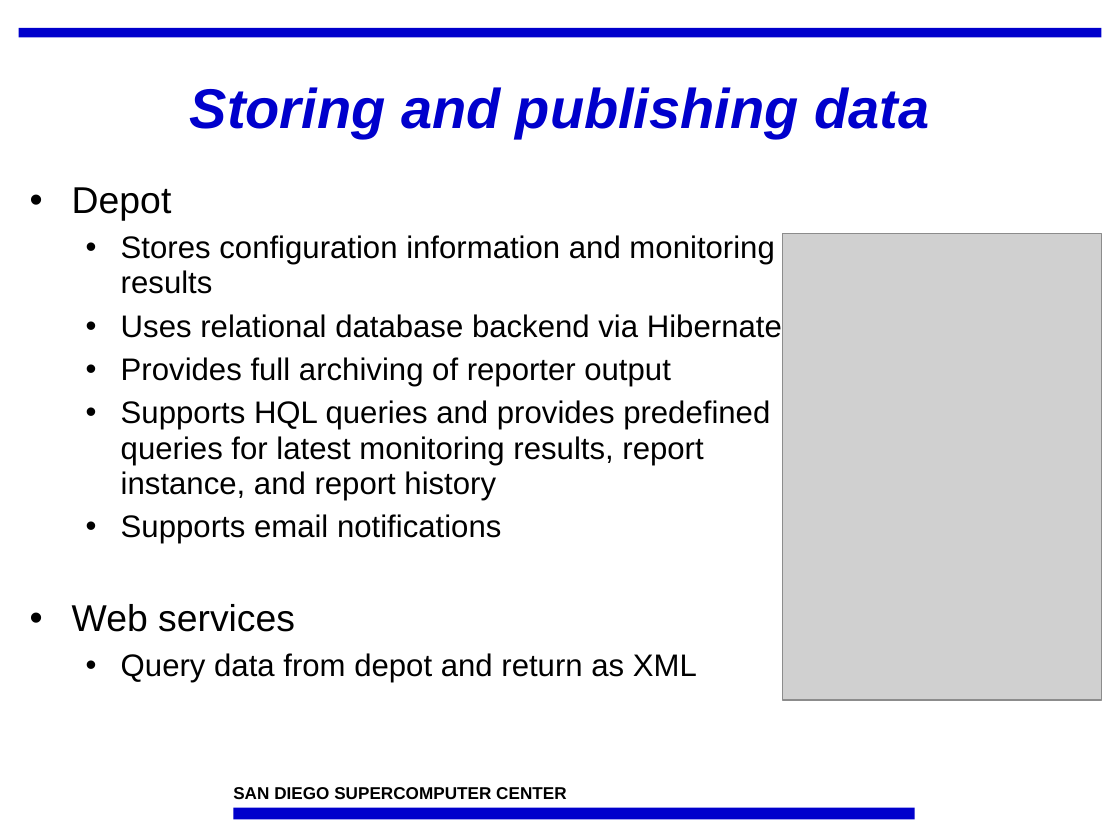
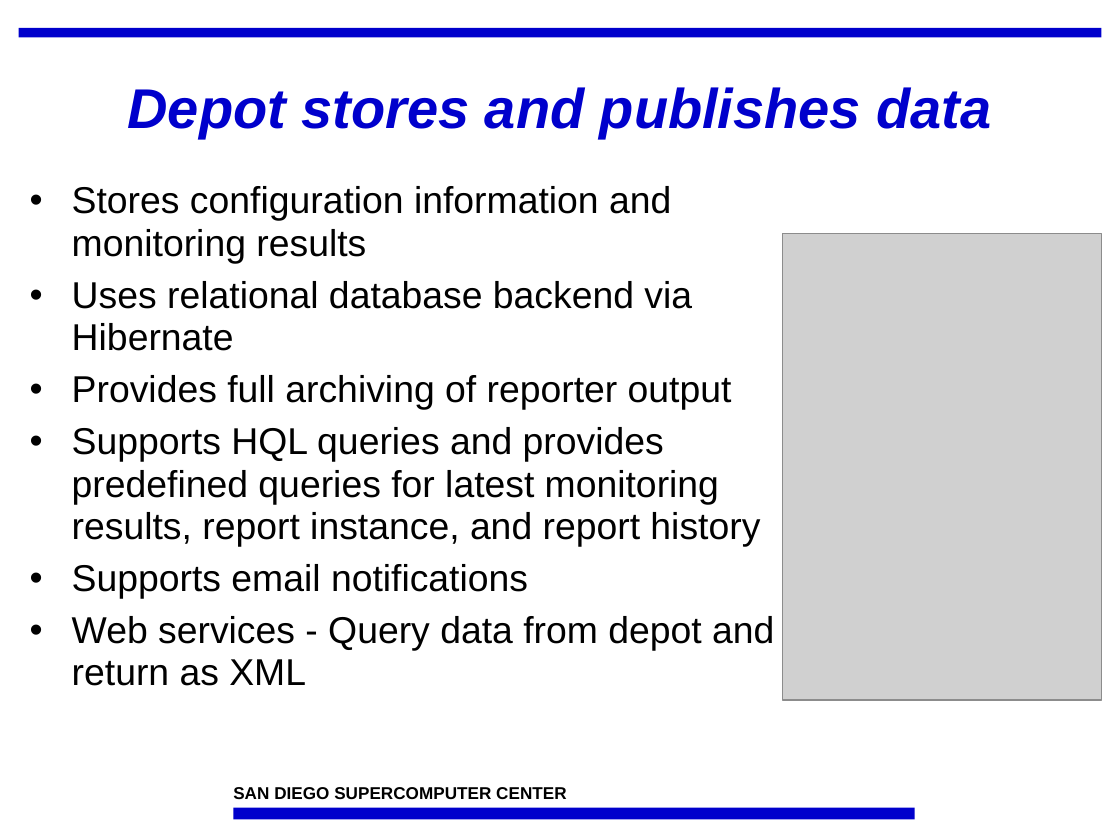
Before and after one commit to IncaProject/inca-xsede, a slide deck: slide 9 of talks/sc07/inca-sc07.ppt. Drawn at 1120x840 pixels with LibreOffice and Linux fonts; fonts in the diff are those of the drawing; grey boxes stand for pictures; background and template pictures are left out. Boxes give left, top, right and bottom in pixels: in the first picture for what was removed or moved away, otherwise in the second. Text is boxed around its words. In the diff, an @@ line names an element or a change of style, - is before the commit and + after.

```diff
--- a/talks/sc07/inca-sc07.ppt
+++ b/talks/sc07/inca-sc07.ppt
@@ title at (127, 87, 992, 138): text changed @@
-Storing and publishing data
+Depot stores and publishes data
@@ text at (72, 187, 172, 221): paragraph removed @@
-• Depot
@@ text at (72, 186, 760, 599): size 20 to 24 pt in "Stores configuration information and monitoring results", "Uses relational database backend via Hibernate", "Provides full archiving of reporter output", "Supports HQL queries and provides predefined queries ..." and 1 more places; list level 2 to 1 in "Stores configuration information and monitoring ..."; list level 2 to 1 in "Uses relational database backend via ..."; list level 2 to 1 in "Provides full archiving of reporter ..."; list level 2 to 1 in "Supports HQL queries and provides ..."; list level 2 to 1 in "Supports email notifications" @@
@@ text at (72, 616, 774, 686): text changed; size 20 to 24 pt @@
-• Web services
-  • Query data from depot and return as XML
+• Web services - Query data from depot and return as XML
```
Also in this commit, not shown: 11 other slides changed, 1 slide added, 1 slide removed.
